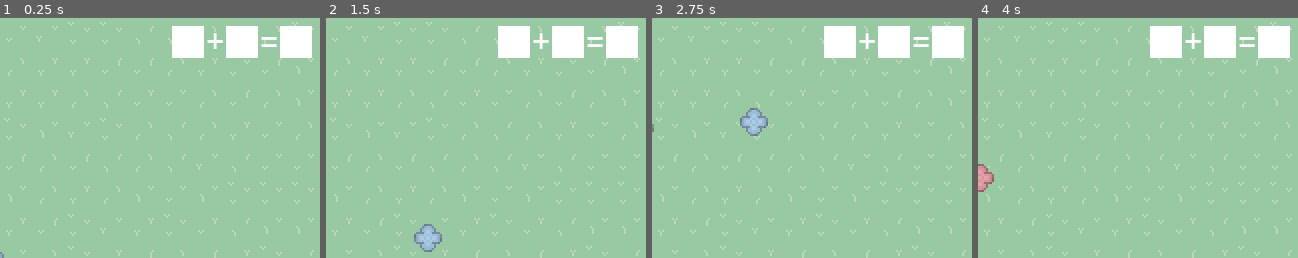
Above: before the commit, frames 1-4 (left to right).
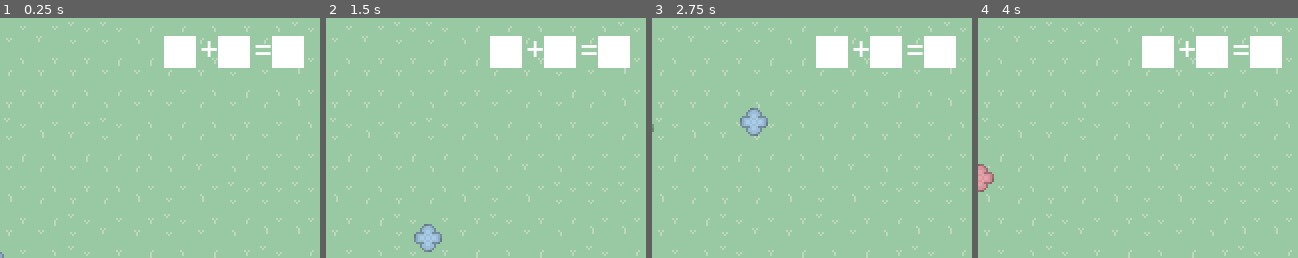
Above: after the commit, the same moments.

Repository: kdxiao/bloom
Game: Godot game, scene res://tile_map.tscn
Two runs of this game, one before a commit and one after it. Both use one fixed random seed, a clock stepped at 60 frames per second and the inputs below. Sound files missing from this copy of the repository are replaced by a short silence.
Inputs (mouse positions are % of the whole screen's width and height, from its top left):
- Up to frame 1 (0.25 s): no input
- Up to frame 2 (1.5 s): click (7, 9) at 0.5 s; click (7, 9) at 1.25 s
- Up to frame 3 (2.75 s): click (7, 9) at 2 s
- Up to frame 4 (4 s): click (7, 10) at 2.75 s; click (18, 10) at 3.5 s
The pictures show only the part of the screen within x 50-100%, y 0-50%; the shares and areas given below are measured in that part.

The runs differ from the first frame. In frame 1, 4.1% of the frame differs, in the area x 51-98%, y 3-21%; in frame 2, 4.1%; in frame 3, 4.1%; in frame 4, 4.1%.

Commit message:
button bug (again) and removed placeholders

Diff:
--- a/tile_map.tscn
+++ b/tile_map.tscn
@@ -1,6 +1,5 @@
-[gd_scene load_steps=20 format=3 uid="uid://braq2d4no2q0g"]
+[gd_scene load_steps=18 format=3 uid="uid://braq2d4no2q0g"]
 
-[ext_resource type="Texture2D" uid="uid://i2hgfqxtp2ey" path="res://Sprout Lands - Sprites - Basic pack/Tilesets/Grass.png" id="1_tnmf2"]
 [ext_resource type="Texture2D" uid="uid://d00fd2nro6t5v" path="res://assets/arrow.png" id="2_01gxg"]
 [ext_resource type="Texture2D" uid="uid://dvtc4e8mu0pu4" path="res://assets/grass_tileset.png" id="2_8epic"]
 [ext_resource type="Script" path="res://tile_map.gd" id="3_hu054"]
@@ -13,89 +12,6 @@
 [ext_resource type="AudioStream" uid="uid://biwgx3dokekk8" path="res://audio/buzz.wav" id="11_85cay"]
 [ext_resource type="Script" path="res://Mute.gd" id="12_8tef5"]
 [ext_resource type="Texture2D" uid="uid://dud3empw2dw28" path="res://assets/music_on.png" id="12_yptwm"]
-
-[sub_resource type="TileSetAtlasSource" id="TileSetAtlasSource_c44ep"]
-texture = ExtResource("1_tnmf2")
-0:0/0 = 0
-0:0/0/terrain_set = 0
-0:0/0/terrain = 0
-0:0/0/terrains_peering_bit/left_side = 0
-1:0/0 = 0
-2:0/0 = 0
-3:0/0 = 0
-4:0/0 = 0
-5:0/0 = 0
-6:0/0 = 0
-7:0/0 = 0
-8:0/0 = 0
-9:0/0 = 0
-0:1/0 = 0
-0:1/0/terrain_set = 0
-0:1/0/terrain = 0
-0:1/0/terrains_peering_bit/left_side = 0
-1:1/0 = 0
-2:1/0 = 0
-3:1/0 = 0
-4:1/0 = 0
-5:1/0 = 0
-6:1/0 = 0
-7:1/0 = 0
-8:1/0 = 0
-9:1/0 = 0
-0:2/0 = 0
-0:2/0/terrain_set = 0
-0:2/0/terrain = 0
-0:2/0/terrains_peering_bit/left_side = 0
-1:2/0 = 0
-2:2/0 = 0
-3:2/0 = 0
-4:2/0 = 0
-5:2/0 = 0
-6:2/0 = 0
-7:2/0 = 0
-8:2/0 = 0
-9:2/0 = 0
-10:2/0 = 0
-0:3/0 = 0
-1:3/0 = 0
-2:3/0 = 0
-3:3/0 = 0
-4:3/0 = 0
-5:3/0 = 0
-6:3/0 = 0
-7:3/0 = 0
-8:3/0 = 0
-9:3/0 = 0
-10:3/0 = 0
-0:4/0 = 0
-1:4/0 = 0
-2:4/0 = 0
-3:4/0 = 0
-4:4/0 = 0
-5:4/0 = 0
-6:4/0 = 0
-7:4/0 = 0
-8:4/0 = 0
-9:4/0 = 0
-0:5/0 = 0
-1:5/0 = 0
-2:5/0 = 0
-3:5/0 = 0
-4:5/0 = 0
-5:5/0 = 0
-6:5/0 = 0
-7:5/0 = 0
-8:5/0 = 0
-9:5/0 = 0
-0:6/0 = 0
-1:6/0 = 0
-2:6/0 = 0
-3:6/0 = 0
-4:6/0 = 0
-5:6/0 = 0
-6:6/0 = 0
-7:6/0 = 0
-8:6/0 = 0
 
 [sub_resource type="TileSetAtlasSource" id="TileSetAtlasSource_jcyg6"]
 texture = ExtResource("2_01gxg")
@@ -134,7 +50,6 @@
 terrain_set_0/mode = 0
 terrain_set_0/terrain_0/name = "Terrain 0"
 terrain_set_0/terrain_0/color = Color(0.5, 0.34375, 0.25, 1)
-sources/0 = SubResource("TileSetAtlasSource_c44ep")
 sources/2 = SubResource("TileSetAtlasSource_rof56")
 sources/1 = SubResource("TileSetAtlasSource_jcyg6")
 sources/3 = SubResource("TileSetAtlasSource_xg51v")
@@ -175,6 +90,7 @@
 autoplay = true
 
 [node name="Mute" type="TextureButton" parent="."]
+z_index = 1
 offset_left = 42.0
 offset_top = 7.0
 offset_right = 74.0
@@ -184,28 +100,30 @@
 script = ExtResource("12_8tef5")
 
 [node name="Color1" type="Polygon2D" parent="."]
-position = Vector2(157, -43)
+position = Vector2(153, -38)
 polygon = PackedVector2Array(89, 47, 105, 47, 105, 63, 89, 63)
 
 [node name="Color2" type="Polygon2D" parent="."]
-position = Vector2(184, -43)
+position = Vector2(180, -38)
 polygon = PackedVector2Array(89, 47, 105, 47, 105, 63, 89, 63)
 
 [node name="Color3" type="Polygon2D" parent="."]
-position = Vector2(211, -43)
+position = Vector2(207, -38)
 polygon = PackedVector2Array(89, 47, 105, 47, 105, 63, 89, 63)
 
 [node name="Equal" type="RichTextLabel" parent="."]
-offset_left = 290.0
-offset_right = 299.0
-offset_bottom = 40.0
+offset_left = 287.0
+offset_top = 4.0
+offset_right = 296.0
+offset_bottom = 44.0
 text = "="
 scroll_active = false
 
 [node name="Plus" type="RichTextLabel" parent="."]
-offset_left = 263.0
-offset_right = 272.0
-offset_bottom = 40.0
+offset_left = 260.0
+offset_top = 4.0
+offset_right = 269.0
+offset_bottom = 44.0
 text = "+"
 scroll_active = false
 
Binary file removed: Sprout Lands - Sprites - Basic pack/Characters/Basic Charakter Actions.png
Not shown, removed: Sprout Lands - Sprites - Basic pack/Characters/Basic Charakter Actions.png.import
Binary file removed: Sprout Lands - Sprites - Basic pack/Characters/Basic Charakter Spritesheet.png
Not shown, removed: Sprout Lands - Sprites - Basic pack/Characters/Basic Charakter Spritesheet.png.import
Binary file removed: Sprout Lands - Sprites - Basic pack/Characters/Egg_And_Nest.png
Not shown, removed: Sprout Lands - Sprites - Basic pack/Characters/Egg_And_Nest.png.import
Binary file removed: Sprout Lands - Sprites - Basic pack/Characters/Free Chicken Sprites.png
Not shown, removed: Sprout Lands - Sprites - Basic pack/Characters/Free Chicken Sprites.png.import
Binary file removed: Sprout Lands - Sprites - Basic pack/Characters/Free Cow Sprites.png
Not shown, removed: Sprout Lands - Sprites - Basic pack/Characters/Free Cow Sprites.png.import
Binary file removed: Sprout Lands - Sprites - Basic pack/Characters/Tools.png
Not shown, removed: Sprout Lands - Sprites - Basic pack/Characters/Tools.png.import
(and 103 more such lines)
